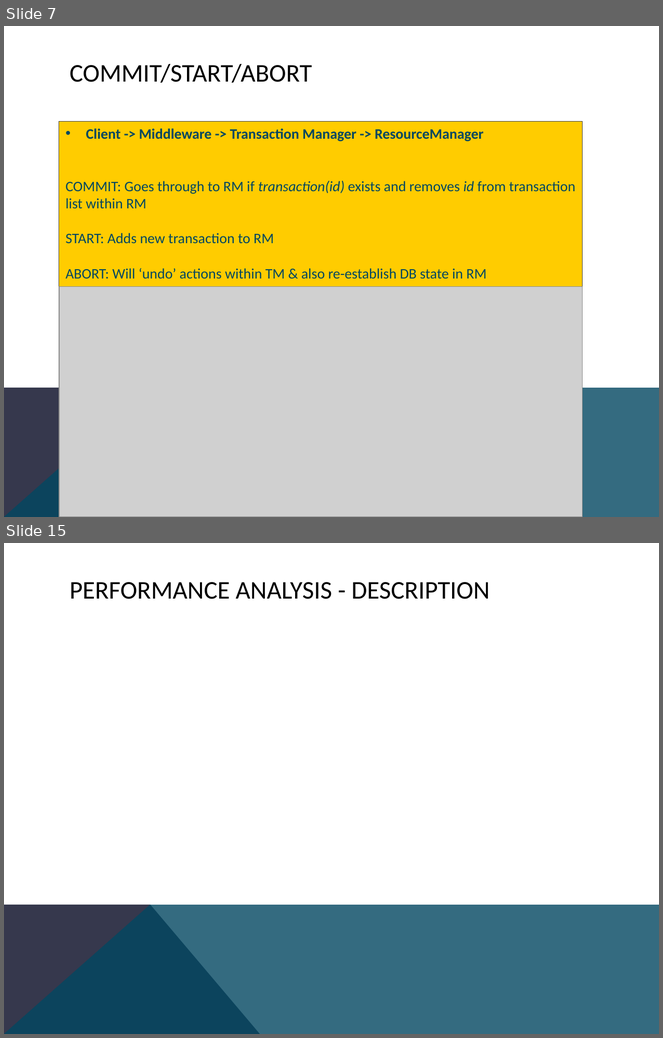
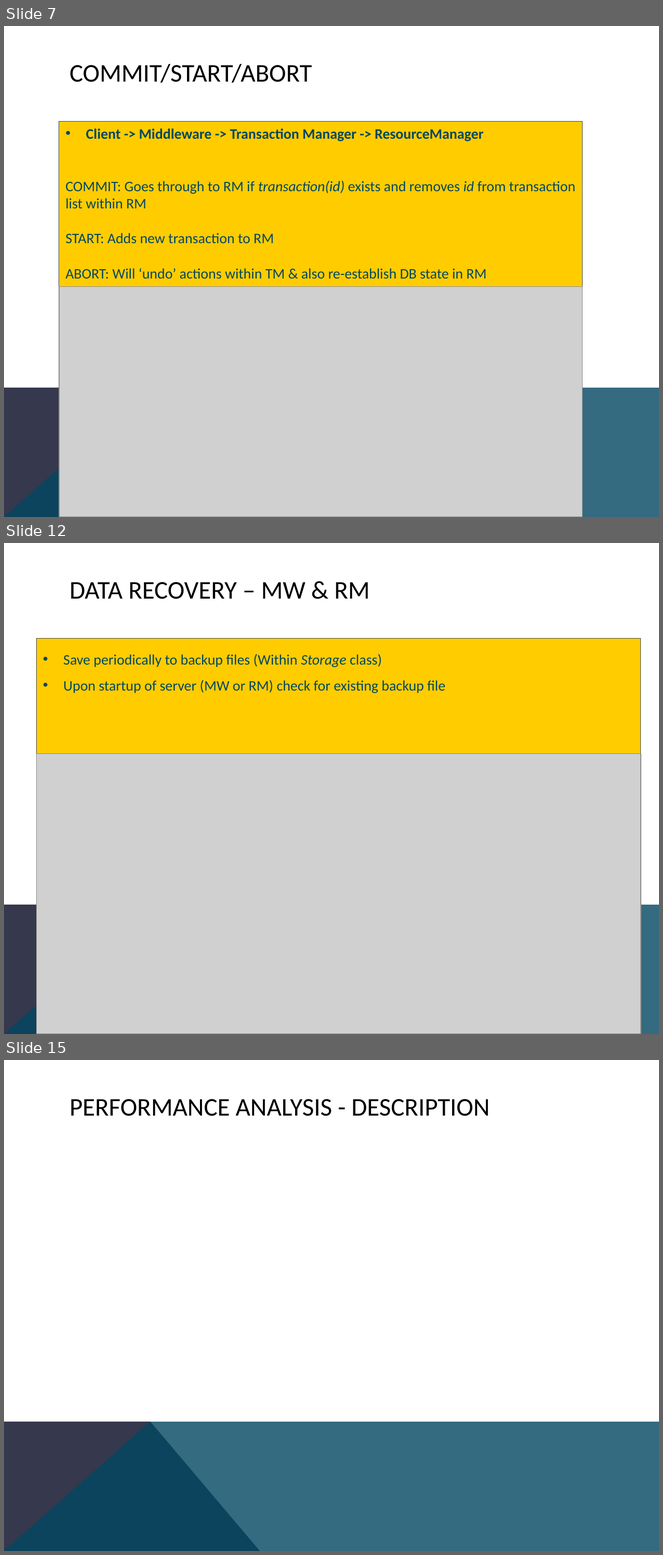
Before and after one commit to danhp/cs512, a slide deck: 512pp.pptx. Shown one above the other, each under a label of ours: slides 7 and 15 before the commit, slides 7, 12 and 15 after it; the slides between them are not shown. The pictures are 663x1038 and 663x1555 pixels, drawn with LibreOffice and Linux fonts; fonts in the diff are those of the drawing; grey boxes stand for pictures. Boxes give left, top, right and bottom in pixels: in the first picture for what was removed or moved away, otherwise in the second. Text is boxed around its words. In the diff, an @@ line names an element or a change of style, - is before the commit and + after.

```diff
--- a/512pp.pptx
+++ b/512pp.pptx
@@ slide 12 added at (4,543,659,1034), background #FFFFFF; not listed: 2 template elements that a slide beside it also shows @@
@@ title added at (70,582,370,599), 28 pt, text #000000 @@
+DATA RECOVERY – MW & RM
@@ rectangle added at (37,638,642,775), fill #FFCC00, outline #434342 0.75 pt, 16 pt, text #024761 @@
+• Save periodically to backup files (Within Storage class)
+• Upon startup of server (MW or RM) check for existing backup file
@@ picture added at (37,754,642,1034) @@
```
Also in this commit, not shown: 5 slides changed, 1 other slide added, 2 slides removed.
